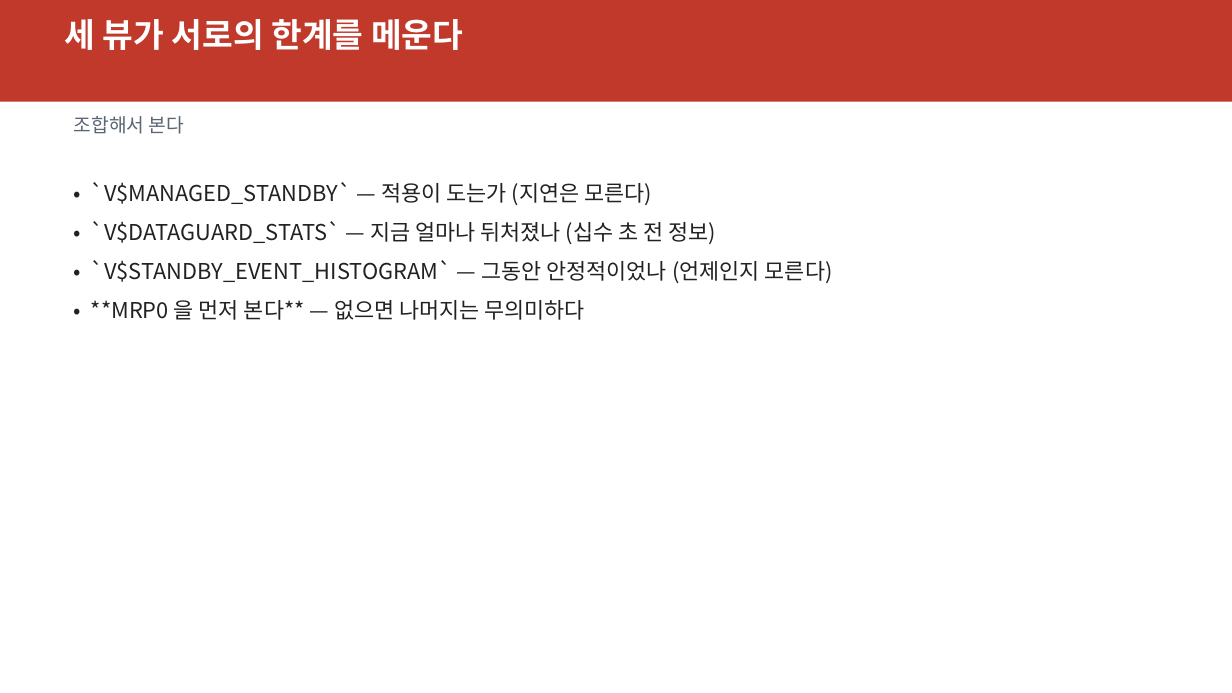
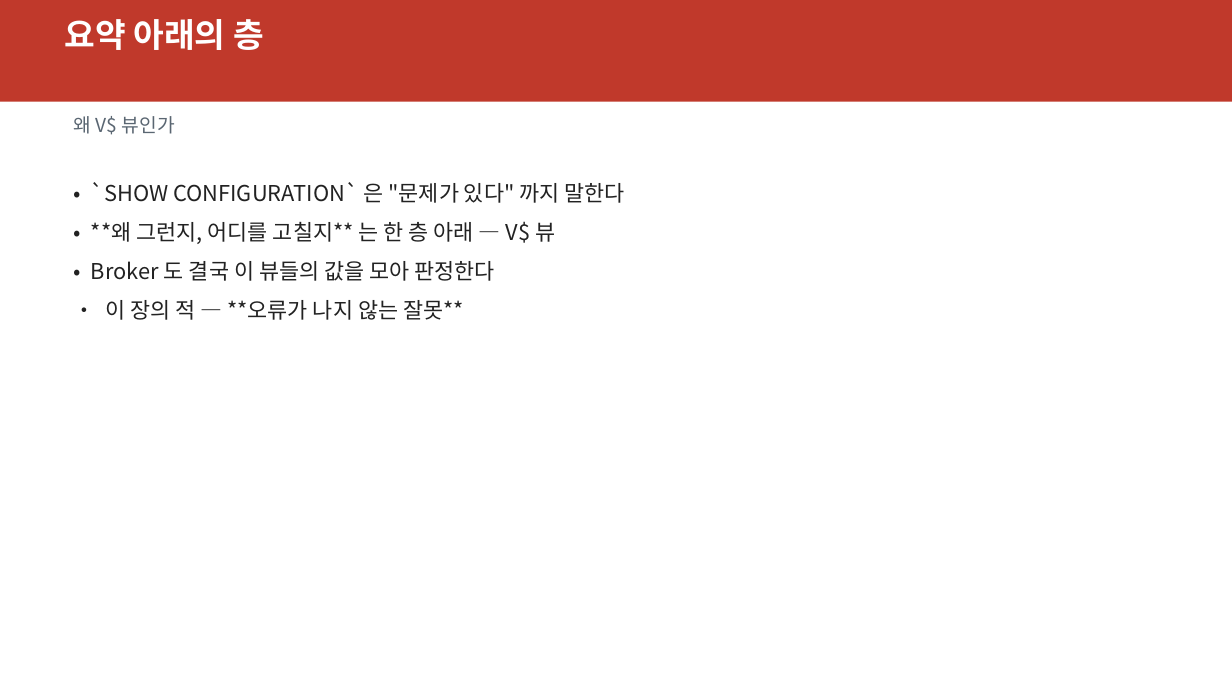
Before and after one commit to elpisk/OracleManual, a slide deck: slide 5 of ADG/15장/15장_V뷰기반모니터링과문제해결.pptx (slide 30 before the commit). Drawn at 1232x693 pixels with LibreOffice and Linux fonts; fonts in the diff are those of the drawing. Boxes give left, top, right and bottom in pixels: in the first picture for what was removed or moved away, otherwise in the second. Text is boxed around its words. In the diff, an @@ line names an element or a change of style, - is before the commit and + after.

```diff
--- a/ADG/15장/15장_V뷰기반모니터링과문제해결.pptx
+++ b/ADG/15장/15장_V뷰기반모니터링과문제해결.pptx
@@ text at (x1=64, y1=19, x2=264, y2=50): text changed @@
-세 뷰가 서로의 한계를 메운다
+요약 아래의 층
@@ text at (x1=74, y1=116, x2=175, y2=135): text changed @@
-조합해서 본다
+왜 V$ 뷰인가
@@ text at (x1=91, y1=182, x2=625, y2=320): text changed @@
-• `V$MANAGED_STANDBY` — 적용이 도는가 (지연은 모른다)
-• `V$DATAGUARD_STATS` — 지금 얼마나 뒤처졌나 (십수 초 전 정보)
-• `V$STANDBY_EVENT_HISTOGRAM` — 그동안 안정적이었나 (언제인지 모른다)
-• **MRP0 을 먼저 본다** — 없으면 나머지는 무의미하다
+• `SHOW CONFIGURATION` 은 "문제가 있다" 까지 말한다
+• **왜 그런지, 어디를 고칠지** 는 한 층 아래 — V$ 뷰
+• Broker 도 결국 이 뷰들의 값을 모아 판정한다
+• 이 장의 적 — **오류가 나지 않는 잘못**
```
Also in this commit, not shown: 9 other slides changed, 43 slides added, 28 slides removed, 5 other files.
